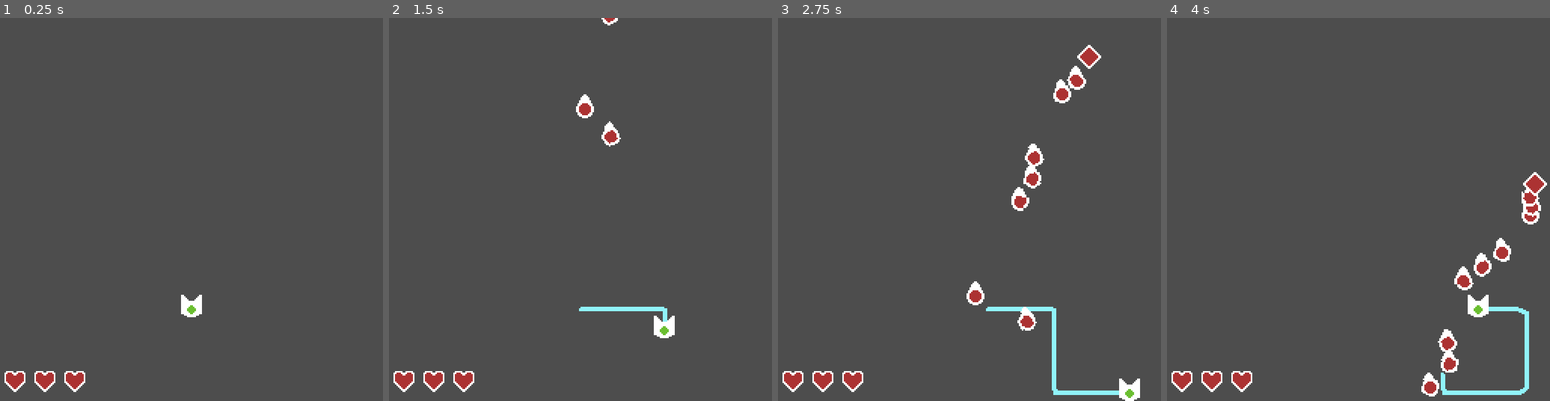
Above: before the commit, frames 1-4 (left to right).
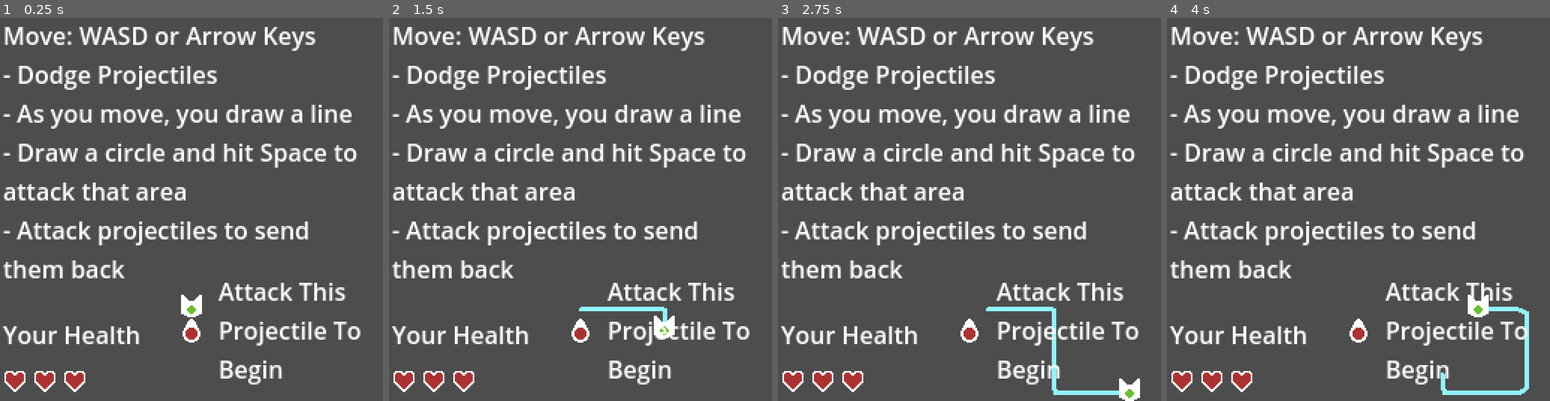
Above: after the commit, the same moments.

Repository: kennethbchen/Bullet-Wrangler-Game
Game: Godot game, scene res://Game.tscn
The game is run twice, just before and just after one commit, with the same random seed, the same clock (stepped at 60 frames per second) and the same inputs.
Inputs:
- Up to frame 1 (0.25 s): no input
- Up to frame 2 (1.5 s): tap Enter at 0.5 s; hold D (Right) 0.53-1.28 s; hold Space (Attack) 0.53-1.28 s; hold S (Down) from 1.28 s (still down); tap Space (Attack) at 1.35 s
- Up to frame 3 (2.75 s): release S (Down) at 2.03 s; hold D (Right) from 2.03 s (still down); hold Space (Attack) from 2.03 s (still down)
- Up to frame 4 (4 s): release D (Right) at 2.78 s; release Space (Attack) at 2.78 s; hold W (Up) 2.78-3.53 s; tap Space (Attack) at 2.85 s; hold A (Left) from 3.53 s (still down); hold Space (Attack) from 3.53 s (still down)

The runs differ from the first frame. In frame 1, 13% of the frame differs, in the area x 0-95%, y 2-96%; in frame 2, 13%; in frame 3, 14%; in frame 4, 14%, in the area x 0-100%, y 2-99%.

Commit message:
Implemented title screen and starting the game

Diff:
--- a/Game.tscn
+++ b/Game.tscn
@@ -6,15 +6,19 @@
 [ext_resource type="Script" path="res://Scripts/AttackSystem.gd" id="2_2nppm"]
 [ext_resource type="Theme" uid="uid://b38ci0gydvl3p" path="res://Theme.tres" id="2_de36d"]
 [ext_resource type="Texture2D" uid="uid://dii53ypu8s4sr" path="res://Sprites/Heart.png" id="2_ebqge"]
+[ext_resource type="Script" path="res://Scripts/TitleScreen.gd" id="2_ihiqp"]
 [ext_resource type="Script" path="res://Scripts/LineDrawer.gd" id="2_nfbc4"]
 [ext_resource type="Script" path="res://Scripts/Stopwatch.gd" id="2_xnt2p"]
 [ext_resource type="Texture2D" uid="uid://bqyrcjomob3vk" path="res://Sprites/Player.png" id="3_8cno4"]
+[ext_resource type="Texture2D" uid="uid://ylrphuna03sj" path="res://Sprites/Projectile.png" id="3_wcujf"]
 [ext_resource type="Texture2D" uid="uid://bmws0v53bodpa" path="res://Sprites/PlayerHurtbox.png" id="4_7p6tv"]
 [ext_resource type="Script" path="res://Scripts/EnemyOrchestrator.gd" id="6_fwqae"]
 [ext_resource type="PackedScene" uid="uid://dxsmy4ea4657t" path="res://LoopHitbox.tscn" id="7_rq6yi"]
 [ext_resource type="PackedScene" uid="uid://d2hpmn63vkd6g" path="res://Enemy.tscn" id="12_liglb"]
 [ext_resource type="Script" path="res://Scripts/TextureCounter.gd" id="14_mhgt6"]
 
+[sub_resource type="CircleShape2D" id="CircleShape2D_4g25g"]
+
 [sub_resource type="WorldBoundaryShape2D" id="WorldBoundaryShape2D_7uytu"]
 
 [sub_resource type="WorldBoundaryShape2D" id="WorldBoundaryShape2D_mlu26"]
@@ -32,6 +36,50 @@
 [node name="Game" type="Node2D" node_paths=PackedStringArray("game_over_ui")]
 script = ExtResource("1_hhm8g")
 game_over_ui = NodePath("GameOverUI")
+
+[node name="TitleScreen" type="Node" parent="."]
+script = ExtResource("2_ihiqp")
+
+[node name="CanvasLayer" type="CanvasLayer" parent="TitleScreen"]
+
+[node name="TestProjectile" type="Area2D" parent="TitleScreen/CanvasLayer"]
+position = Vector2(128, 209)
+collision_layer = 0
+collision_mask = 2
+
+[node name="TestProjectile" type="Sprite2D" parent="TitleScreen/CanvasLayer/TestProjectile"]
+rotation = 1.5708
+texture = ExtResource("3_wcujf")
+
+[node name="CollisionShape2D" type="CollisionShape2D" parent="TitleScreen/CanvasLayer/TestProjectile"]
+shape = SubResource("CircleShape2D_4g25g")
+
+[node name="MainInstruction" type="Label" parent="TitleScreen/CanvasLayer"]
+offset_left = 2.0
+offset_right = 256.0
+offset_bottom = 156.0
+text = "Move: WASD or Arrow Keys
+- Dodge Projectiles
+- As you move, you draw a line
+- Draw a circle and hit Space to attack that area
+- Attack projectiles to send them back"
+autowrap_mode = 2
+
+[node name="StartInstruction" type="Label" parent="TitleScreen/CanvasLayer"]
+offset_left = 146.0
+offset_top = 171.0
+offset_right = 283.0
+offset_bottom = 249.0
+text = "Attack This Projectile To Begin"
+autowrap_mode = 2
+
+[node name="HealthInstruction" type="Label" parent="TitleScreen/CanvasLayer"]
+offset_left = 2.0
+offset_top = 200.0
+offset_right = 95.0
+offset_bottom = 226.0
+text = "Your Health"
+autowrap_mode = 2
 
 [node name="GameTimer" type="Node" parent="."]
 script = ExtResource("2_xnt2p")
@@ -147,6 +195,7 @@
 max_enemies = 3
 
 [node name="SpawnTimer" type="Timer" parent="EnemyOrchestrator"]
+one_shot = true
 
 [node name="SpawnPoint" type="Marker2D" parent="EnemyOrchestrator"]
 position = Vector2(128, -56)
@@ -229,7 +278,8 @@
 [connection signal="game_started" from="." to="EnemyOrchestrator" method="_on_game_start"]
 [connection signal="game_stopped" from="." to="GameTimer" method="_on_game_stop"]
 [connection signal="game_stopped" from="." to="EnemyOrchestrator" method="_on_game_stop"]
-[connection signal="timeout" from="EnemyOrchestrator/SpawnTimer" to="EnemyOrchestrator" method="_on_spawn_timer_timeout"]
+[connection signal="tutorial_completed" from="TitleScreen" to="." method="_on_tutorial_completed"]
+[connection signal="area_entered" from="TitleScreen/CanvasLayer/TestProjectile" to="TitleScreen" method="_on_test_projectile_area_entered"]
 [connection signal="player_died" from="Player" to="." method="_on_player_died"]
 [connection signal="area_entered" from="Player/Hurtbox" to="Player" method="_on_hurtbox_area_entered"]
 [connection signal="body_entered" from="Player/Hurtbox" to="Player" method="_on_hurtbox_body_entered"]
--- a/LoopHitbox.tscn
+++ b/LoopHitbox.tscn
@@ -3,7 +3,7 @@
 [ext_resource type="Script" path="res://Scripts/LoopHitbox.gd" id="1_u2wb5"]
 
 [node name="LoopHitbox" type="Area2D"]
-collision_layer = 0
+collision_layer = 2
 collision_mask = 2
 script = ExtResource("1_u2wb5")
 lifespan = 0.25
--- a/Scripts/EnemyOrchestrator.gd
+++ b/Scripts/EnemyOrchestrator.gd
@@ -15,7 +15,9 @@
 @onready var spawn_point: Marker2D = $SpawnPoint
 @onready var patrol_points_parent: Node = $PatrolPoints
 
-var num_enemies = 0
+var num_enemies: int = 0
+
+var enemies_defeated: int = 0
 
 # Called when the node enters the scene tree for the first time.
 func _ready():
@@ -27,6 +29,7 @@
 	return num_enemies < max_enemies
 
 func _create_enemy() -> void:
+
 
 	num_enemies += 1
 
@@ -41,7 +44,7 @@
 func _on_spawn_timer_timeout():
 
 	if should_spawn_enemy():
-		_create_enemy()
+		call_deferred("_create_enemy")
 
 	spawn_timer.wait_time = enemy_spawn_delay
 	spawn_timer.start()
@@ -49,6 +52,8 @@
 func _on_enemy_died():
 
 	num_enemies -= 1
+	enemies_defeated += 1
+
 	if num_enemies == 0:
 		await get_tree().create_timer(0.75).timeout
 		call_deferred("_create_enemy")
--- a/Scripts/Game.gd
+++ b/Scripts/Game.gd
@@ -11,7 +11,6 @@
 
 func _ready():
 	game_over_ui.hide()
-	game_started.emit()
 
 func _process(delta):
 
@@ -22,3 +21,6 @@
 	game_over_ui.show()
 	game_over = true
 	game_stopped.emit()
+
+func _on_tutorial_completed():
+	game_started.emit()
--- /dev/null
+++ b/Scripts/TitleScreen.gd
@@ -0,0 +1,7 @@
+extends Node
+
+signal tutorial_completed()
+
+func _on_test_projectile_area_entered(area: Area2D):
+	tutorial_completed.emit()
+	queue_free()
Not shown: 1 places in Game.tscn that only renumber resources
Binary file changed: Sprites/Heart.png
